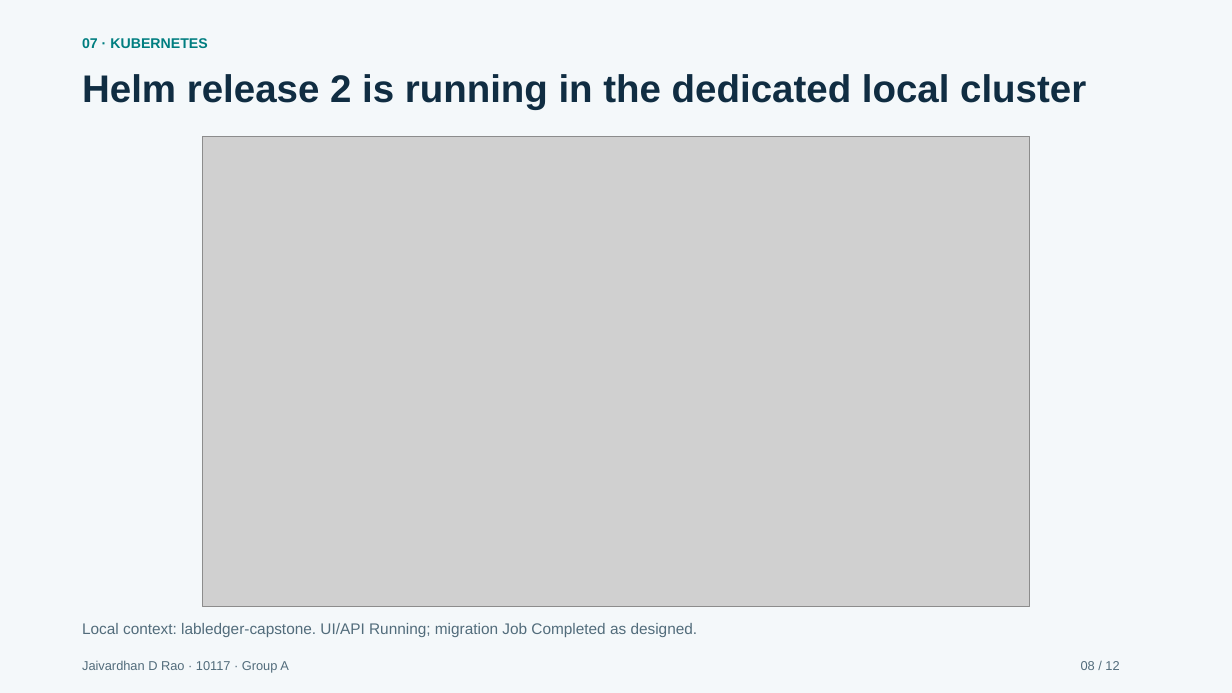
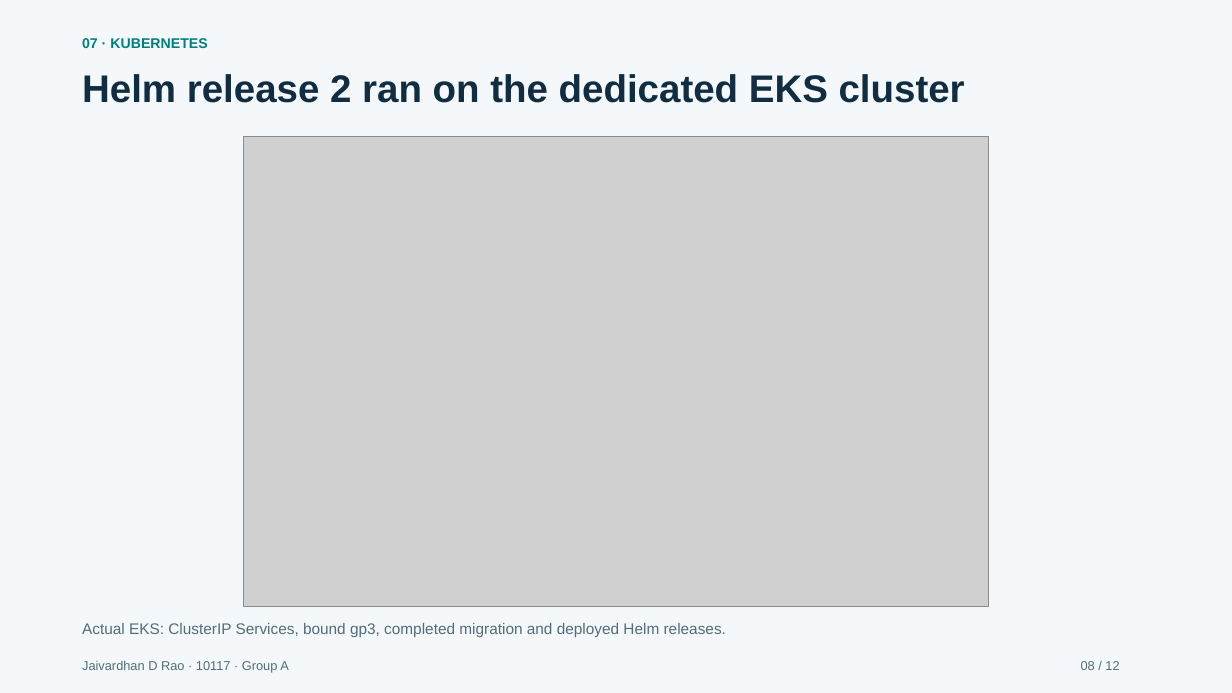
Before and after one commit to jaivardhandrao/labledger-devops-capstone, a slide deck: slide 8 of docs/presentation/LabLedger_Capstone_Presentation.pptx. Drawn at 1232x693 pixels with LibreOffice and Linux fonts; fonts in the diff are those of the drawing; grey boxes stand for pictures. Boxes give left, top, right and bottom in pixels: in the first picture for what was removed or moved away, otherwise in the second. Text is boxed around its words. In the diff, an @@ line names an element or a change of style, - is before the commit and + after.

```diff
--- a/docs/presentation/LabLedger_Capstone_Presentation.pptx
+++ b/docs/presentation/LabLedger_Capstone_Presentation.pptx
@@ text at <box>82,74,965,103</box>: text changed @@
-Helm release 2 is running in the dedicated local cluster
+Helm release 2 ran on the dedicated EKS cluster
@@ picture: place and size @@
-picture at <box>202,136,1031,607</box>
+picture at <box>244,136,989,607</box>
@@ text at <box>82,623,726,637</box>: text changed @@
-Local context: labledger-capstone. UI/API Running; migration Job Completed as designed.
+Actual EKS: ClusterIP Services, bound gp3, completed migration and deployed Helm releases.
```
Also in this commit, not shown: 6 other slides changed, 1 slide added, 1 slide removed, 55 other files.
